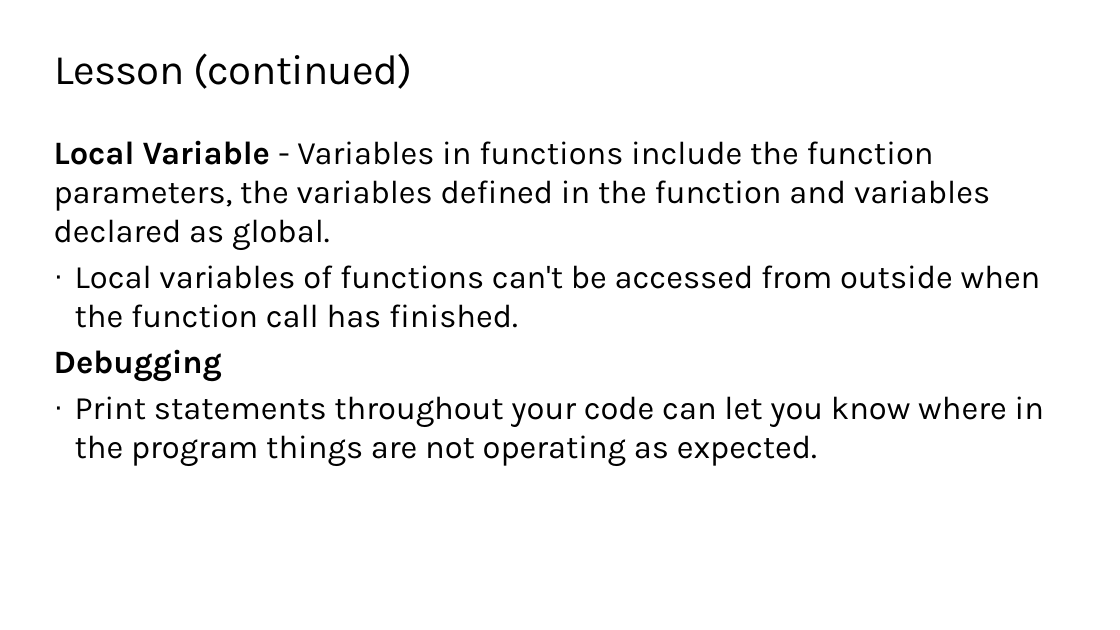
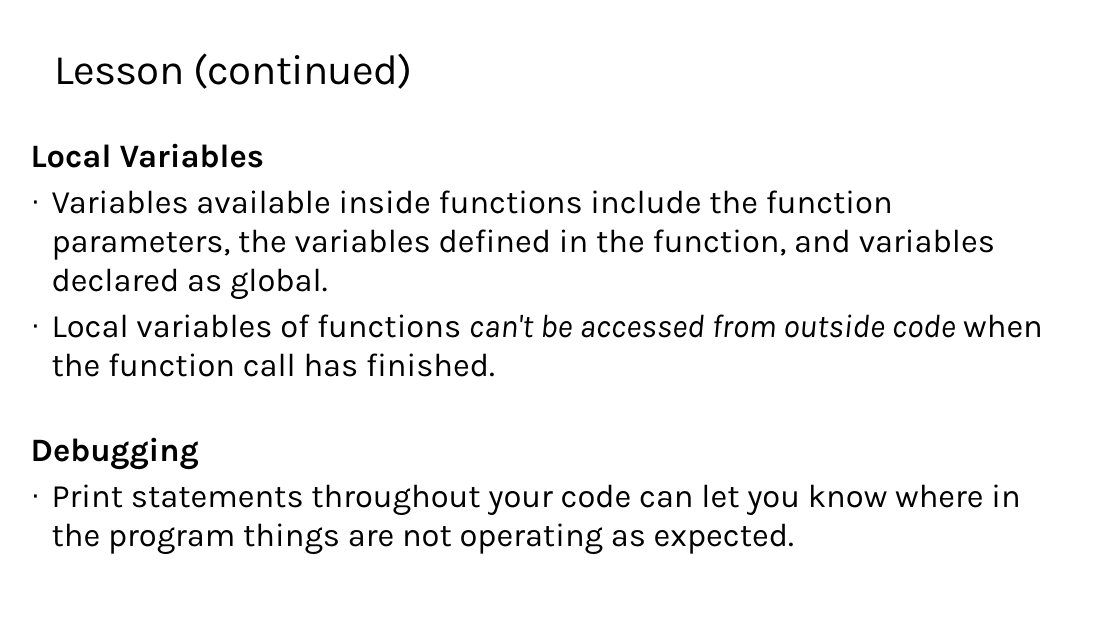
Before and after one commit to TEALSK12/2nd-semester-introduction-to-computer-science, a slide deck: slide 7 of docs/units/3_unit/slidedecks/Intro Python 3.04 TEALS.pptx. Drawn at 1120x630 pixels with LibreOffice and Linux fonts; fonts in the diff are those of the drawing; background and template pictures are left out. Boxes give left, top, right and bottom in pixels: in the first picture for what was removed or moved away, otherwise in the second. Text is boxed around its words. In the diff, an @@ line names an element or a change of style, - is before the commit and + after.

```diff
--- a/docs/units/3_unit/slidedecks/Intro Python 3.04 TEALS.pptx
+++ b/docs/units/3_unit/slidedecks/Intro Python 3.04 TEALS.pptx
@@ text "Local Variables": place and size @@
-text "Local Variables" at [54,140,1044,466]
+text "Local Variables" at [31,143,1043,554]
@@ text at [31,143,1043,377]: text changed @@
-Local Variable - Variables in functions include the function parameters, the variables defined in the function and variables declared as global.
-· Local variables of functions can't be accessed from outside when the function call has finished.
+Local Variables
+· Variables available inside functions include the function parameters, the variables defined in the function, and variables declared as global.
+· Local variables of functions can't be accessed from outside code when the function call has finished.
```
Also in this commit, not shown: 13 other slides changed, 18 other files.
